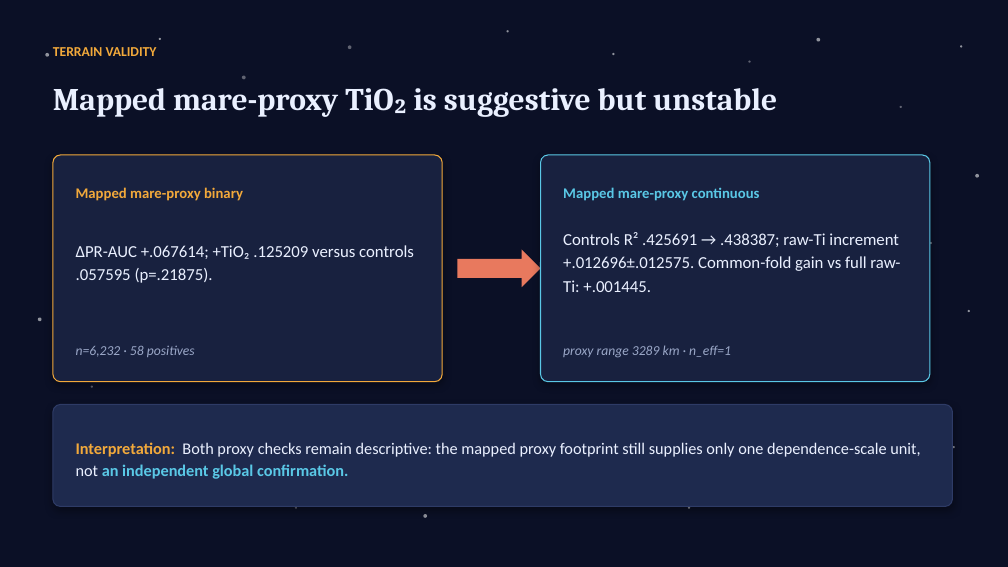
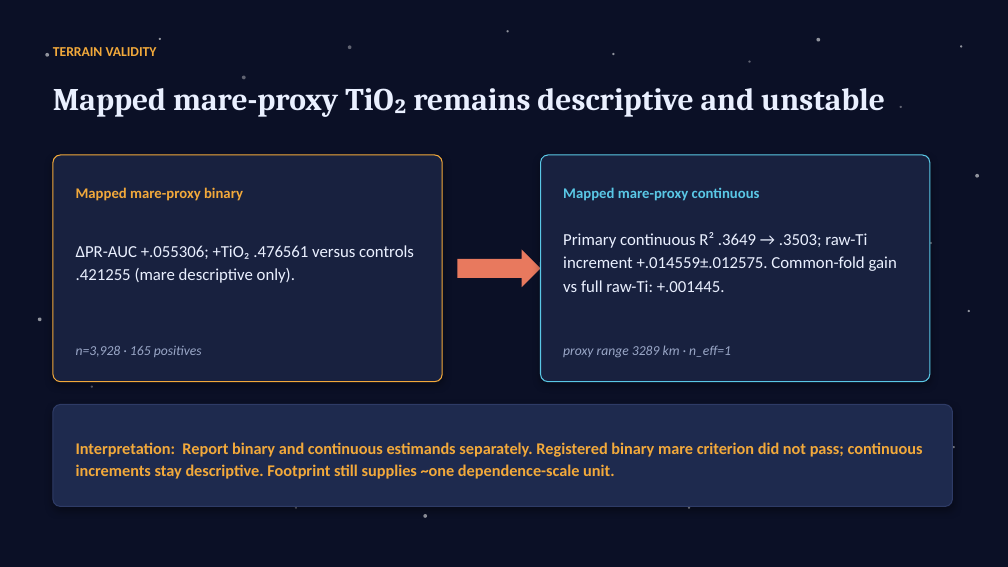
Before and after one commit to lemoon01110/Lunar-Titanium-Magnetism, a slide deck: slide 10 of Paper-and-Pitch/Pitch.pptx. Drawn at 1008x567 pixels with LibreOffice and Linux fonts; fonts in the diff are those of the drawing. Boxes give left, top, right and bottom in pixels: in the first picture for what was removed or moved away, otherwise in the second. Text is boxed around its words. In the diff, an @@ line names an element or a change of style, - is before the commit and + after.

```diff
--- a/Paper-and-Pitch/Pitch.pptx
+++ b/Paper-and-Pitch/Pitch.pptx
@@ text at box(53, 88, 885, 117): text changed @@
-Mapped mare-proxy TiO₂ is suggestive but unstable
+Mapped mare-proxy TiO₂ remains descriptive and unstable
@@ text at box(563, 232, 897, 292): text changed @@
-Controls R² .425691 → .438387; raw-Ti increment +.012696±.012575. Common-fold gain vs full raw-Ti: +.001445.
+Primary continuous R² .3649 → .3503; raw-Ti increment +.014559±.012575. Common-fold gain vs full raw-Ti: +.001445.
@@ text at box(76, 245, 414, 283): text changed @@
-ΔPR-AUC +.067614; +TiO₂ .125209 versus controls .057595 (p=.21875).
+ΔPR-AUC +.055306; +TiO₂ .476561 versus controls .421255 (mare descriptive only).
@@ text at box(76, 346, 202, 357): text changed @@
-n=6,232 · 58 positives
+n=3,928 · 165 positives
@@ text at box(76, 442, 923, 479): text changed; text colour #EAF0FF to #F2A93B; bold on @@
-Interpretation: Both proxy checks remain descriptive: the mapped proxy footprint still supplies only one dependence-scale unit, not an independent global confirmation.
+Interpretation: Report binary and continuous estimands separately. Registered binary mare criterion did not pass; continuous increments stay descriptive. Footprint still supplies ~one dependence-scale unit.
```
Also in this commit, not shown: 10 other slides changed, 34 other files.
